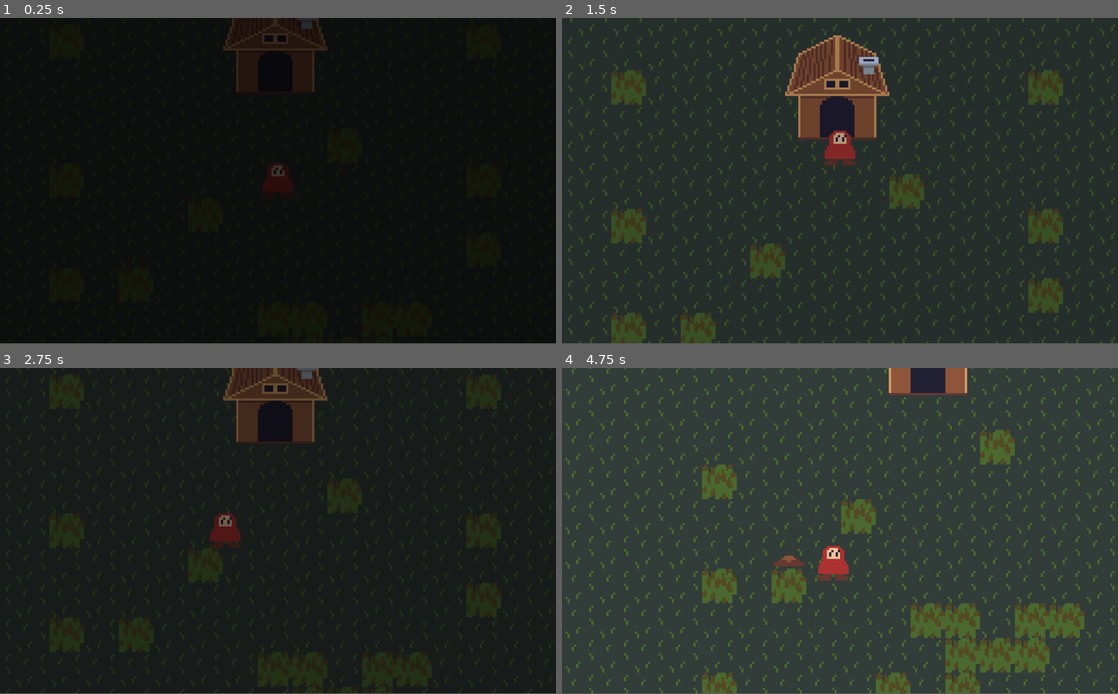
Above: before the commit, frames 1-4 (two rows, left to right).
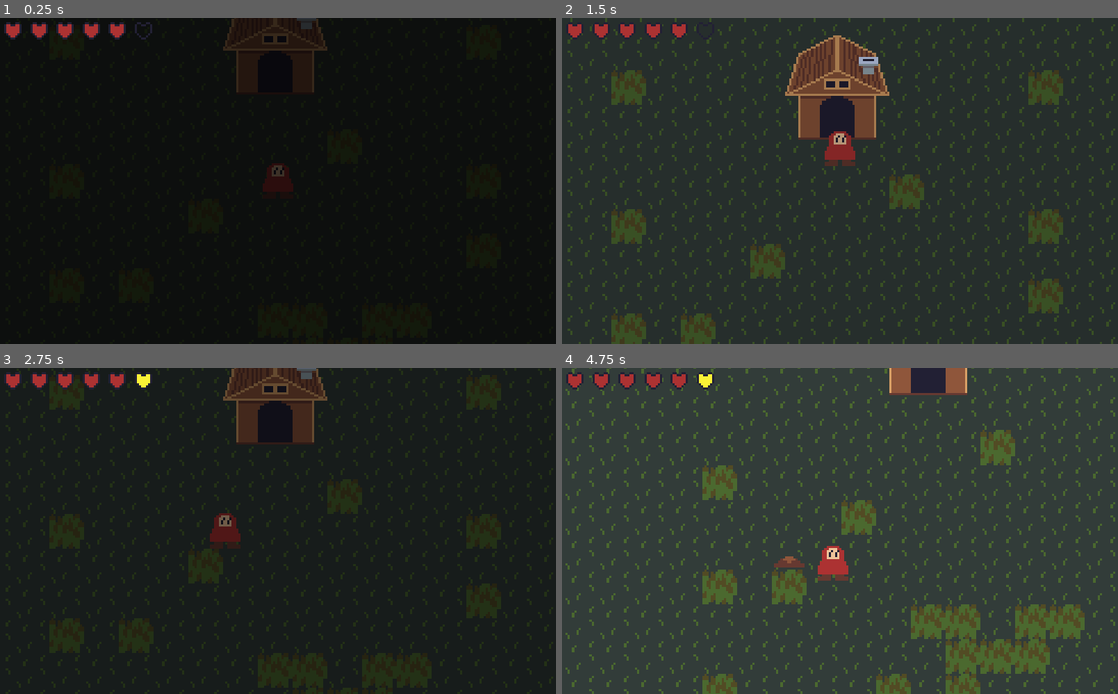
Above: after the commit, the same moments.

Repository: apples/ld48
Game: Godot game, scene res://scenes/forest/ForestScene.tscn
The game is run twice, just before and just after one commit, with the same random seed, the same clock (stepped at 60 frames per second) and the same inputs.
Inputs:
- Up to frame 1 (0.25 s): no input
- Up to frame 2 (1.5 s): hold Up (move_up) from 0.53 s (still down); tap Space (attack) at 0.6 s; tap Z (construct) at 1.35 s
- Up to frame 3 (2.75 s): release Up (move_up) at 2.03 s; hold Left (move_left) from 2.03 s (still down); hold P from 2.03 s (still down)
- Up to frame 4 (4.75 s): release P at 2.78 s; tap Shift at 2.85 s; release Left (move_left) at 3.53 s; hold Down (move_down) 3.53-4.28 s; tap Space (attack) at 3.6 s; hold Right (move_right) from 4.28 s (still down); tap Z (construct) at 4.35 s
In our replay, the window is 800x468 before the commit and 800x469 after it. These sizes can differ from the game's own. Grey fills any space a smaller window leaves; there, only what the larger window draws over its background counts as a difference.

The runs differ from the first frame. In frame 1, 0.7% of the frame differs, in the area x 0-59%, y 0-51%; in frame 2, 1.0%; in frame 3, 0.9%; in frame 4, 5.7%, in the area x 0-100%, y 0-100%.

Commit message:
Added player health

Diff:
--- a/client/autoload/Globals.gd
+++ b/client/autoload/Globals.gd
@@ -4,6 +4,8 @@
 var day_length = 30
 var night_killscreen = 5
 
+var player_health = 5
+
 func _ready():
 	pass # Replace with function body.
 
--- /dev/null
+++ b/client/gui/GUI.gd
@@ -0,0 +1,22 @@
+extends Control
+
+onready var hearts = [
+	$Hearts/Heart0,
+	$Hearts/Heart1,
+	$Hearts/Heart2,
+	$Hearts/Heart3,
+	$Hearts/Heart4,
+	$Hearts/Heart5,
+]
+
+
+# Called when the node enters the scene tree for the first time.
+func _ready():
+	pass # Replace with function body.
+
+
+# Called every frame. 'delta' is the elapsed time since the previous frame.
+func _process(delta):
+	for i in range(6):
+		var has_heart = Globals.player_health >= (i + 1)
+		hearts[i].visible = has_heart
--- /dev/null
+++ b/client/gui/GUI.tscn
@@ -0,0 +1,104 @@
+[gd_scene load_steps=5 format=2]
+
+[ext_resource path="res://gui/heart.png" type="Texture" id=1]
+[ext_resource path="res://gui/extra_heart.png" type="Texture" id=2]
+[ext_resource path="res://gui/GUI.gd" type="Script" id=3]
+[ext_resource path="res://gui/black_heart.png" type="Texture" id=4]
+
+[node name="GUI" type="Control"]
+anchor_right = 1.0
+anchor_bottom = 1.0
+script = ExtResource( 3 )
+__meta__ = {
+"_edit_use_anchors_": false
+}
+
+[node name="HeartsBlack" type="GridContainer" parent="."]
+margin_left = 8.0
+margin_top = 8.0
+margin_right = 76.0
+margin_bottom = 16.0
+rect_scale = Vector2( 4, 4 )
+columns = 6
+__meta__ = {
+"_edit_use_anchors_": false
+}
+
+[node name="Heart0" type="TextureRect" parent="HeartsBlack"]
+margin_right = 8.0
+margin_bottom = 8.0
+texture = ExtResource( 4 )
+
+[node name="Heart1" type="TextureRect" parent="HeartsBlack"]
+margin_left = 12.0
+margin_right = 20.0
+margin_bottom = 8.0
+texture = ExtResource( 4 )
+
+[node name="Heart2" type="TextureRect" parent="HeartsBlack"]
+margin_left = 24.0
+margin_right = 32.0
+margin_bottom = 8.0
+texture = ExtResource( 4 )
+
+[node name="Heart3" type="TextureRect" parent="HeartsBlack"]
+margin_left = 36.0
+margin_right = 44.0
+margin_bottom = 8.0
+texture = ExtResource( 4 )
+
+[node name="Heart4" type="TextureRect" parent="HeartsBlack"]
+margin_left = 48.0
+margin_right = 56.0
+margin_bottom = 8.0
+texture = ExtResource( 4 )
+
+[node name="Heart5" type="TextureRect" parent="HeartsBlack"]
+margin_left = 60.0
+margin_right = 68.0
+margin_bottom = 8.0
+texture = ExtResource( 4 )
+
+[node name="Hearts" type="GridContainer" parent="."]
+margin_left = 8.0
+margin_top = 8.0
+rect_scale = Vector2( 4, 4 )
+columns = 6
+__meta__ = {
+"_edit_use_anchors_": false
+}
+
+[node name="Heart0" type="TextureRect" parent="Hearts"]
+margin_right = 8.0
+margin_bottom = 8.0
+texture = ExtResource( 1 )
+
+[node name="Heart1" type="TextureRect" parent="Hearts"]
+margin_left = 12.0
+margin_right = 20.0
+margin_bottom = 8.0
+texture = ExtResource( 1 )
+
+[node name="Heart2" type="TextureRect" parent="Hearts"]
+margin_left = 24.0
+margin_right = 32.0
+margin_bottom = 8.0
+texture = ExtResource( 1 )
+
+[node name="Heart3" type="TextureRect" parent="Hearts"]
+margin_left = 36.0
+margin_right = 44.0
+margin_bottom = 8.0
+texture = ExtResource( 1 )
+
+[node name="Heart4" type="TextureRect" parent="Hearts"]
+margin_left = 48.0
+margin_right = 56.0
+margin_bottom = 8.0
+texture = ExtResource( 1 )
+
+[node name="Heart5" type="TextureRect" parent="Hearts"]
+margin_left = 60.0
+margin_right = 68.0
+margin_bottom = 8.0
+texture = ExtResource( 2 )
--- a/client/player/Player.gd
+++ b/client/player/Player.gd
@@ -1,6 +1,7 @@
 extends KinematicBody2D
 
 signal on_sleep(player)
+signal on_death(player)
 
 export(NodePath) var obstacle_map_path = null
 onready var obstacle_map: TileMap = get_node(obstacle_map_path)
@@ -15,6 +16,7 @@
 const base_move_speed = 50.0
 
 var dead = false
+var sleeping = false
 
 onready var start_pos = position
 
@@ -22,17 +24,25 @@
 	dead = true
 	$AnimatedSprite.rotation_degrees = 90
 	$AnimatedSprite.stop()
+	emit_signal("on_death", self)
 
 func go_to_sleep():
 	dead = true
+	sleeping = true
 	emit_signal("on_sleep", self)
 	$MusicSleep.play()
 
 func reset():
 	dead = false
+	sleeping = false
 	position = start_pos
 	$AnimatedSprite.rotation_degrees = 0
 	$AnimatedSprite.stop()
+
+func get_hit():
+	Globals.player_health -= 1
+	if Globals.player_health <= 0:
+		be_dead()
 
 # Called when the node enters the scene tree for the first time.
 func _ready():
--- a/client/project.godot
+++ b/client/project.godot
@@ -22,6 +22,11 @@
 [autoload]
 
 Globals="*res://autoload/Globals.gd"
+
+[display]
+
+window/stretch/mode="2d"
+window/stretch/aspect="expand"
 
 [gdnative]
 
--- a/client/scenes/forest/ForestScene.gd
+++ b/client/scenes/forest/ForestScene.gd
@@ -11,9 +11,7 @@
 func _process(delta):
 	if (not fading_out and
 		Globals.current_time > Globals.day_length + Globals.night_killscreen):
-			fading_out = true
-			$AnimationPlayer.play("FadeOut")
-			$Player.be_dead()
+			$Player.get_hit()
 
 
 func _on_AnimationPlayer_animation_finished(anim_name):
@@ -21,6 +19,7 @@
 		"FadeOut":
 			fading_out = false
 			Globals.current_time = 0
+			Globals.player_health = 6 if $Player.sleeping else 5
 			$Player.reset()
 			$Player/Camera.align()
 			$AnimationPlayer.play("FadeIn")
@@ -34,3 +33,8 @@
 func _on_Player_on_sleep(player):
 	fading_out = true
 	$AnimationPlayer.play("FadeOut")
+
+
+func _on_Player_on_death(player):
+	fading_out = true
+	$AnimationPlayer.play("FadeOut")
--- a/client/scenes/forest/ForestScene.tscn
+++ b/client/scenes/forest/ForestScene.tscn
@@ -1,15 +1,15 @@
-[gd_scene load_steps=9 format=2]
+[gd_scene load_steps=10 format=2]
 
 [ext_resource path="res://player/Player.tscn" type="PackedScene" id=1]
 [ext_resource path="res://scenes/forest/SkytoneEffect.gd" type="Script" id=2]
 [ext_resource path="res://tiles/tileset.tres" type="TileSet" id=3]
 [ext_resource path="res://scenes/forest/ForestScene.gd" type="Script" id=4]
 [ext_resource path="res://scenes/forest/fade.png" type="Texture" id=5]
+[ext_resource path="res://gui/GUI.tscn" type="PackedScene" id=6]
 
-[sub_resource type="RectangleShape2D" id=3]
+[sub_resource type="RectangleShape2D" id=1]
 
-[sub_resource type="Animation" id=1]
-resource_name = "FadeIn"
+[sub_resource type="Animation" id=2]
 tracks/0/type = "value"
 tracks/0/path = NodePath("Player/Camera/FadeSprite:modulate")
 tracks/0/interp = 1
@@ -100,8 +100,15 @@
 script = ExtResource( 2 )
 
 [node name="AnimationPlayer" type="AnimationPlayer" parent="."]
-anims/FadeIn = SubResource( 1 )
-anims/FadeOut = SubResource( 2 )
+anims/FadeIn = SubResource( 2 )
+anims/FadeOut = SubResource( 3 )
+
+[node name="CanvasLayer" type="CanvasLayer" parent="."]
+
+[node name="GUI" parent="CanvasLayer" instance=ExtResource( 6 )]
+anchor_right = 0.0
+anchor_bottom = 0.0
 [connection signal="body_entered" from="SleepArea" to="." method="_on_SleepArea_body_entered"]
+[connection signal="on_death" from="Player" to="." method="_on_Player_on_death"]
 [connection signal="on_sleep" from="Player" to="." method="_on_Player_on_sleep"]
 [connection signal="animation_finished" from="AnimationPlayer" to="." method="_on_AnimationPlayer_animation_finished"]
Binary file added: client/gui/black_heart.aseprite
Binary file added: client/gui/black_heart.png
Not shown, added: client/gui/black_heart.png.import
Binary file added: client/gui/extra_heart.aseprite
Binary file added: client/gui/extra_heart.png
Not shown, added: client/gui/extra_heart.png.import
Binary file added: client/gui/heart.aseprite
Binary file added: client/gui/heart.png
Not shown, added: client/gui/heart.png.import
Not shown: 2 places in client/scenes/forest/ForestScene.tscn that only renumber resources
